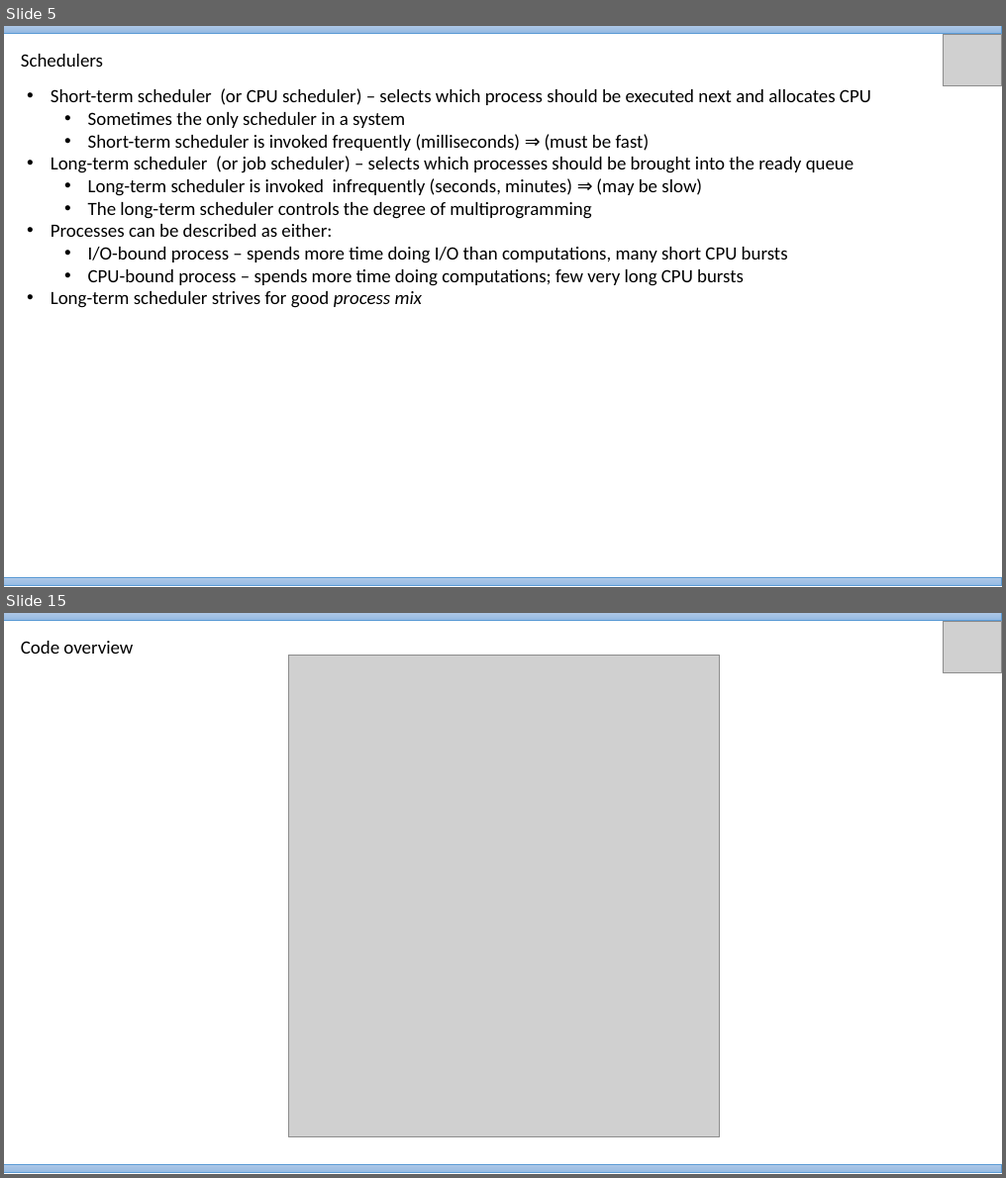
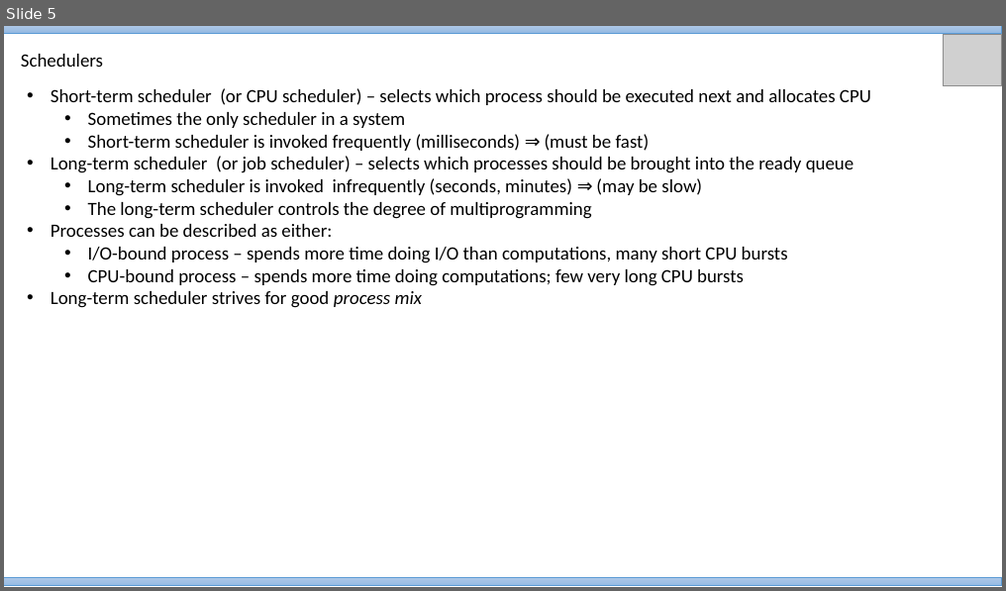
Before and after one commit to VineethBS/vineethbs.github.io, a slide deck: 2017_AV224/Material/Lecture_29.pptx. Shown one above the other, each under a label of ours: slides 5 and 15 before the commit, slide 5 after it; the slides between them are not shown. The pictures are 1006x1178 and 1006x591 pixels, drawn with LibreOffice and Linux fonts; fonts in the diff are those of the drawing; grey boxes stand for pictures. Boxes give left, top, right and bottom in pixels: in the first picture for what was removed or moved away, otherwise in the second. Text is boxed around its words. In the diff, an @@ line names an element or a change of style, - is before the commit and + after.

```diff
--- a/2017_AV224/Material/Lecture_29.pptx
+++ b/2017_AV224/Material/Lecture_29.pptx
@@ slide 15 removed at [4,613,1002,1174], background #FFFFFF @@
@@ rectangle removed at [4,613,1002,621] @@
@@ text removed at [21,641,133,654] @@
-Code overview
@@ picture removed at [943,622,1001,672] @@
@@ picture removed at [288,655,720,1138] @@
@@ rectangle removed at [4,1164,1002,1173] @@
```
Also in this commit, not shown: 1 slide changed, 2 slides added, 9 other slides removed, 4 other files.
